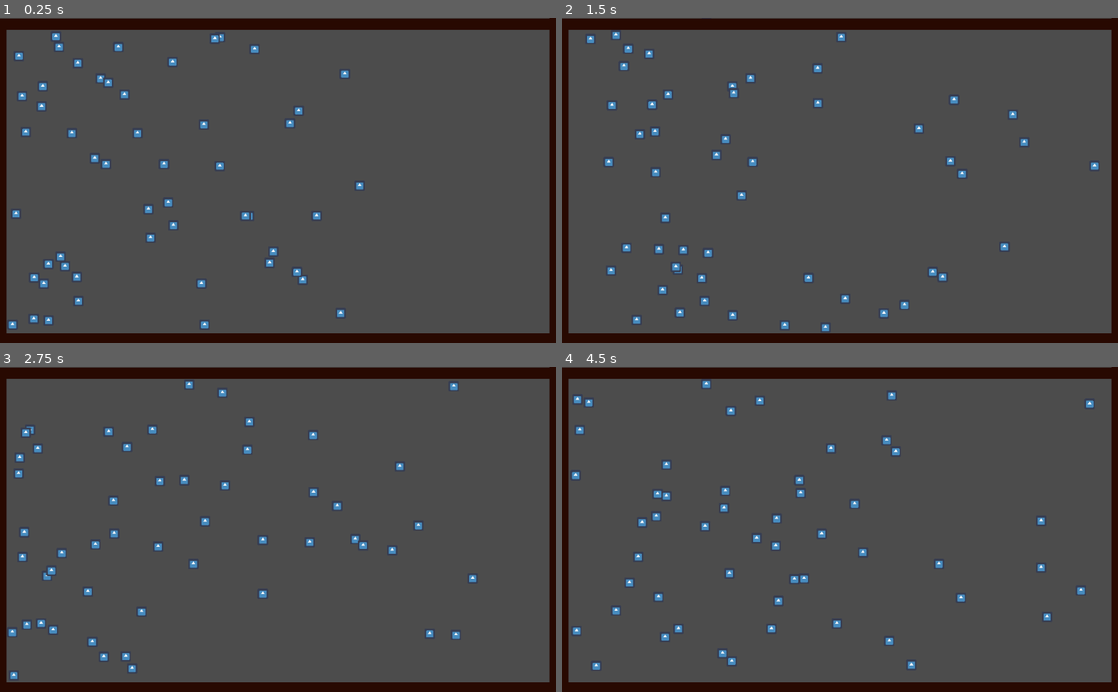
Above: before the commit, frames 1-4 (two rows, left to right).
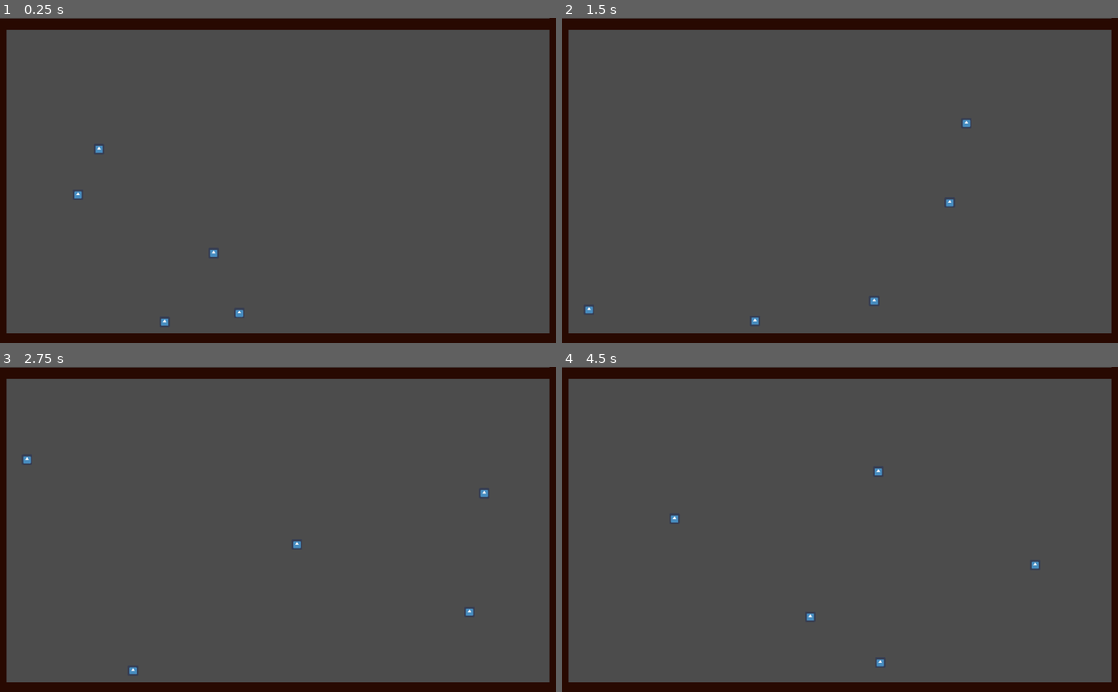
Above: after the commit, the same moments.

Repository: nikifaets/Evolution
Game: Godot game, scene res://World/World.tscn
Two runs of this game, one before a commit and one after it. Both use one fixed random seed, a clock stepped at 60 frames per second and the inputs below. The engine's default icon, where the game draws it, is replaced by a stand-in: a white triangle on a blue panel in a dark square.
Inputs:
- Up to frame 1 (0.25 s): no input
- Up to frame 2 (1.5 s): no input
- Up to frame 3 (2.75 s): no input
- Up to frame 4 (4.5 s): no input

The runs differ from the first frame. In frame 1, 1.7% of the frame differs, in the area x 1-66%, y 4-96%; in frame 2, 1.7%; in frame 3, 1.7%; in frame 4, 1.8%, in the area x 1-96%, y 4-94%.

Commit message:
found typos

Diff:
--- a/World/IndividualsController.gd
+++ b/World/IndividualsController.gd
@@ -1,11 +1,11 @@
 extends Node
 var Individual = load("res://Individual/Individual.tscn")
 
-export var INDIVUDUALS_AMOUNT = 10
+export var INDIVIDUALS_AMOUNT = 10
 
 func _ready():
 
-	for i in range(0, INDIVUDUALS_AMOUNT):
+	for i in range(0, INDIVIDUALS_AMOUNT):
 		call_deferred("create_unit")
 
 
@@ -15,13 +15,13 @@
 
 func create_unit() -> void:
 
-	var length = owner.get_viewport_rect().size.y
-	var height = owner.get_viewport_rect().size.x
+	var length = owner.get_viewport_rect().size.y - 50
+	var height = owner.get_viewport_rect().size.x - 50
 
 	var rng = RandomNumberGenerator.new()
 	rng.randomize()
-	var unit_x = rng.randi_range(0, length)
-	var unit_y = rng.randi_range(0, height)
+	var unit_x = rng.randi_range(50, length)
+	var unit_y = rng.randi_range(50, height)
 
 
 	var unit = Individual.instance()
--- a/World/World.tscn
+++ b/World/World.tscn
@@ -42,4 +42,3 @@
 
 [node name="IndividualsController" type="Node" parent="."]
 script = ExtResource( 2 )
-INDIVUDUALS_AMOUNT = 80
